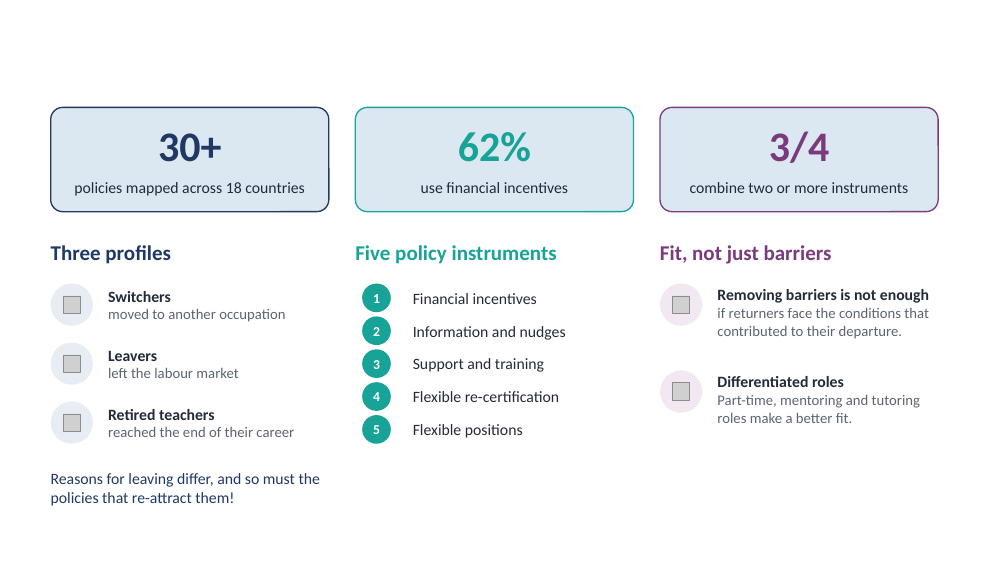
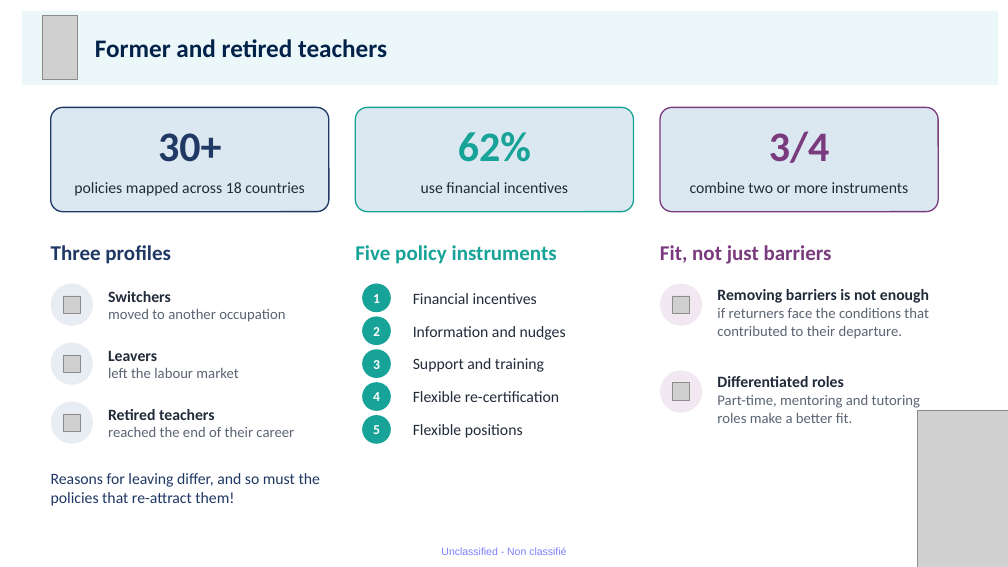
Before and after one commit to jedr1-ship-it/Alternative-Pathways----Quant, a slide deck: slide 1 of report/former_teachers/slides/former_teachers_slide.pptx. Drawn at 1008x567 pixels with LibreOffice and Linux fonts; fonts in the diff are those of the drawing; grey boxes stand for pictures. Boxes give left, top, right and bottom in pixels: in the first picture for what was removed or moved away, otherwise in the second. Text is boxed around its words. In the diff, an @@ line names an element or a change of style, - is before the commit and + after.

```diff
--- a/report/former_teachers/slides/former_teachers_slide.pptx
+++ b/report/former_teachers/slides/former_teachers_slide.pptx
@@ rectangle added at (22, 11, 998, 85), fill #EBF7F9 @@
@@ picture added at (42, 15, 78, 80) @@
@@ text added at (95, 39, 387, 57), 24 pt, text #022249, bold @@
+Former and retired teachers
@@ picture added at (917, 410, 1008, 567) @@
@@ text added at (441, 547, 566, 555), 10 pt, text #7F7FFF @@
+Unclassified - Non classifié
```
Also in this commit, not shown: 2 other files.
